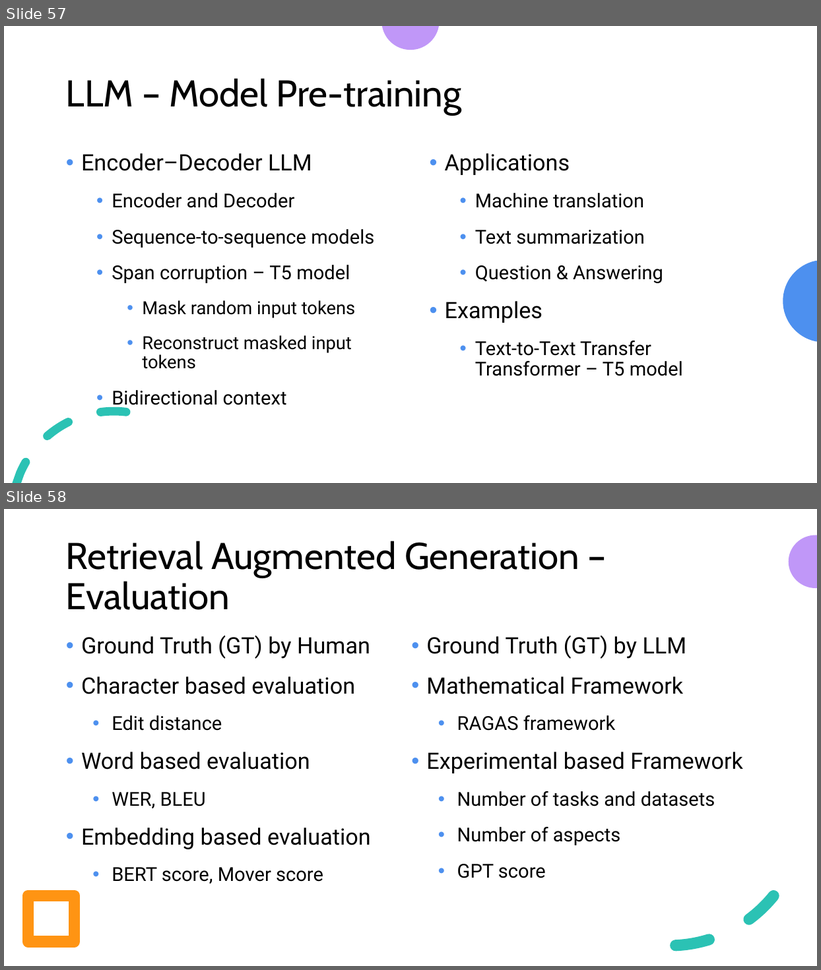
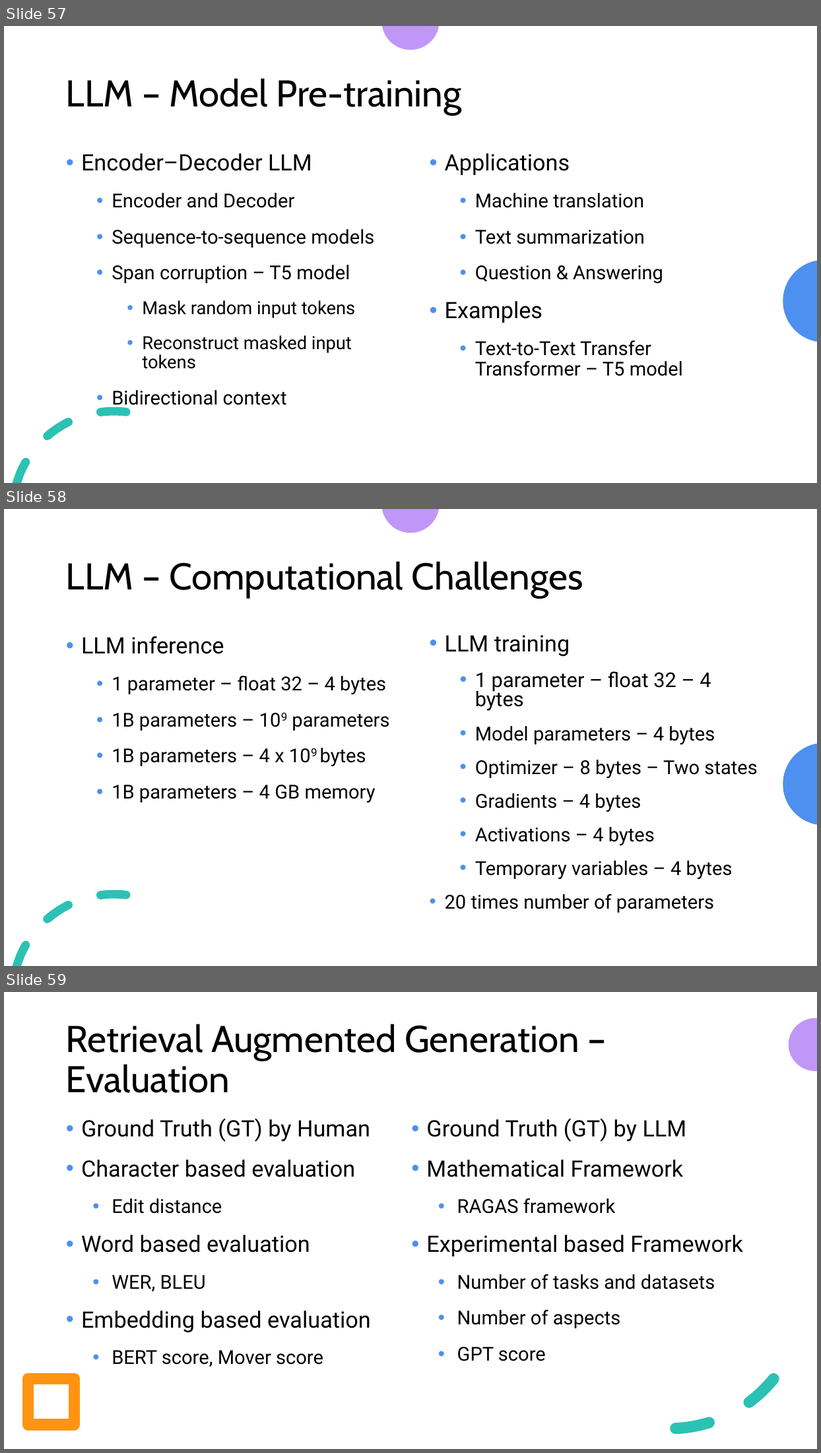
Before and after one commit to look4pritam/LargeLanguageModels, a slide deck: Presentations/IUAC-2024/Introduction_to_Large_Language_Models-From_Foundation_to_Real_World_Applications.pptx. Shown one above the other, each under a label of ours: slides 57 and 58 before the commit, slides 57, 58 and 59 after it. The pictures are 821x970 and 821x1453 pixels, drawn with LibreOffice and Linux fonts; fonts in the diff are those of the drawing. Boxes give left, top, right and bottom in pixels: in the first picture for what was removed or moved away, otherwise in the second. Text is boxed around its words. In the diff, an @@ line names an element or a change of style, - is before the commit and + after.

```diff
--- a/Presentations/IUAC-2024/Introduction_to_Large_Language_Models-From_Foundation_to_Real_World_Applications.pptx
+++ b/Presentations/IUAC-2024/Introduction_to_Large_Language_Models-From_Foundation_to_Real_World_Applications.pptx
@@ slide 58 added at bbox=[4, 509, 817, 966], background #FFFFFF; not listed: 3 template elements that a slide beside it also shows @@
@@ title added at bbox=[66, 561, 583, 598], 33 pt, text #000000 @@
+LLM – Computational Challenges
@@ text added at bbox=[81, 636, 389, 803], 17 pt, text #000000 @@
+  • LLM inference
+    • 1 parameter – float 32 – 4 bytes
+    • 1B parameters – 109 parameters
+    • 1B parameters – 4 x 109 bytes
+    • 1B parameters – 4 GB memory
@@ text added at bbox=[445, 635, 757, 913], 17 pt, text #000000 @@
+  • LLM training
+    • 1 parameter – float 32 – 4 bytes
+    • Model parameters – 4 bytes
+    • Optimizer – 8 bytes – Two states
+    • Gradients – 4 bytes
+    • Activations – 4 bytes
+    • Temporary variables – 4 bytes
+  • 20 times number of parameters
@@ what was slide 58 is now slide 59 @@
```
